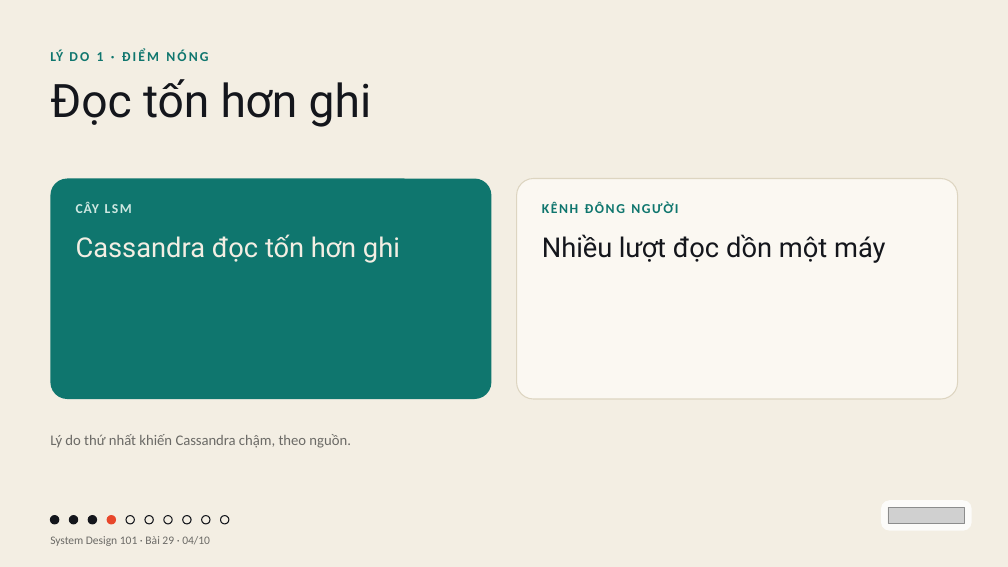
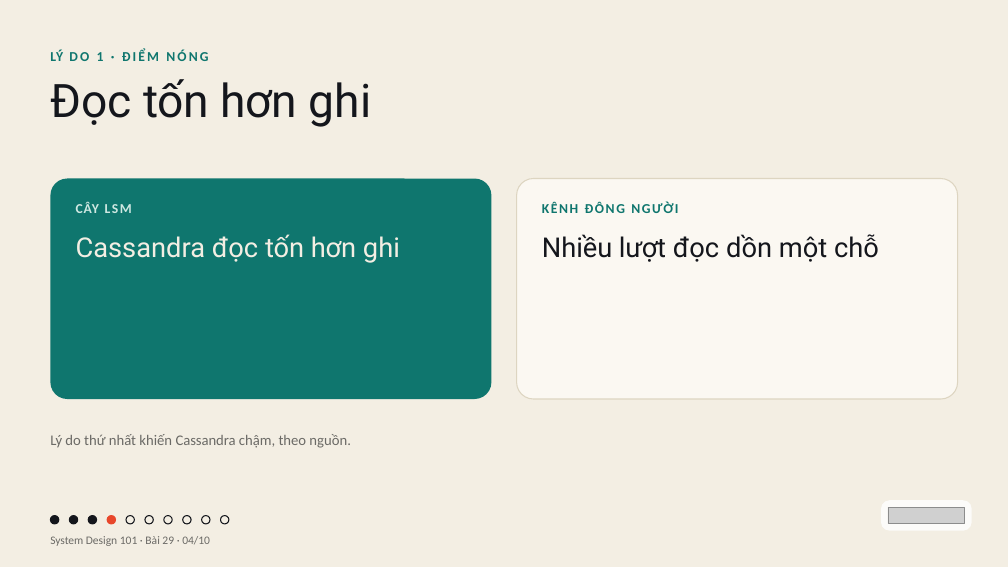
Before and after one commit to vohoailinh90/tool-marketing-studio, a slide deck: slide 4 of system-design-101/vi/lessons/sd-02-029/slides/sd-02-029.pptx. Drawn at 1008x567 pixels with LibreOffice and Linux fonts; fonts in the diff are those of the drawing; grey boxes stand for pictures. Boxes give left, top, right and bottom in pixels: in the first picture for what was removed or moved away, otherwise in the second. Text is boxed around its words. In the diff, an @@ line names an element or a change of style, - is before the commit and + after.

```diff
--- a/system-design-101/vi/lessons/sd-02-029/slides/sd-02-029.pptx
+++ b/system-design-101/vi/lessons/sd-02-029/slides/sd-02-029.pptx
@@ text at (542, 234, 879, 262): text changed @@
-Nhiều lượt đọc dồn một máy
+Nhiều lượt đọc dồn một chỗ
```
Also in this commit, not shown: 1 other slide changed, 3 other files.
